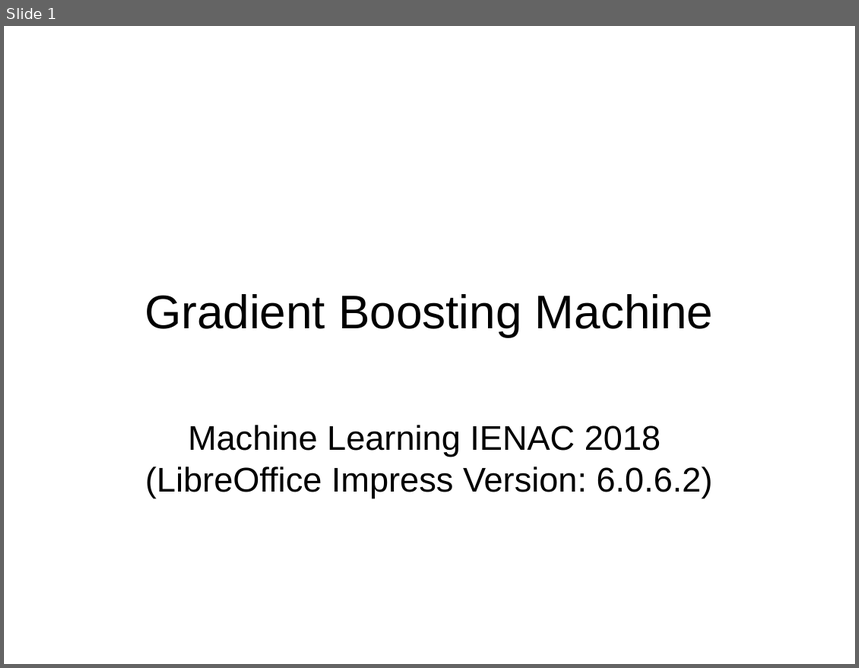
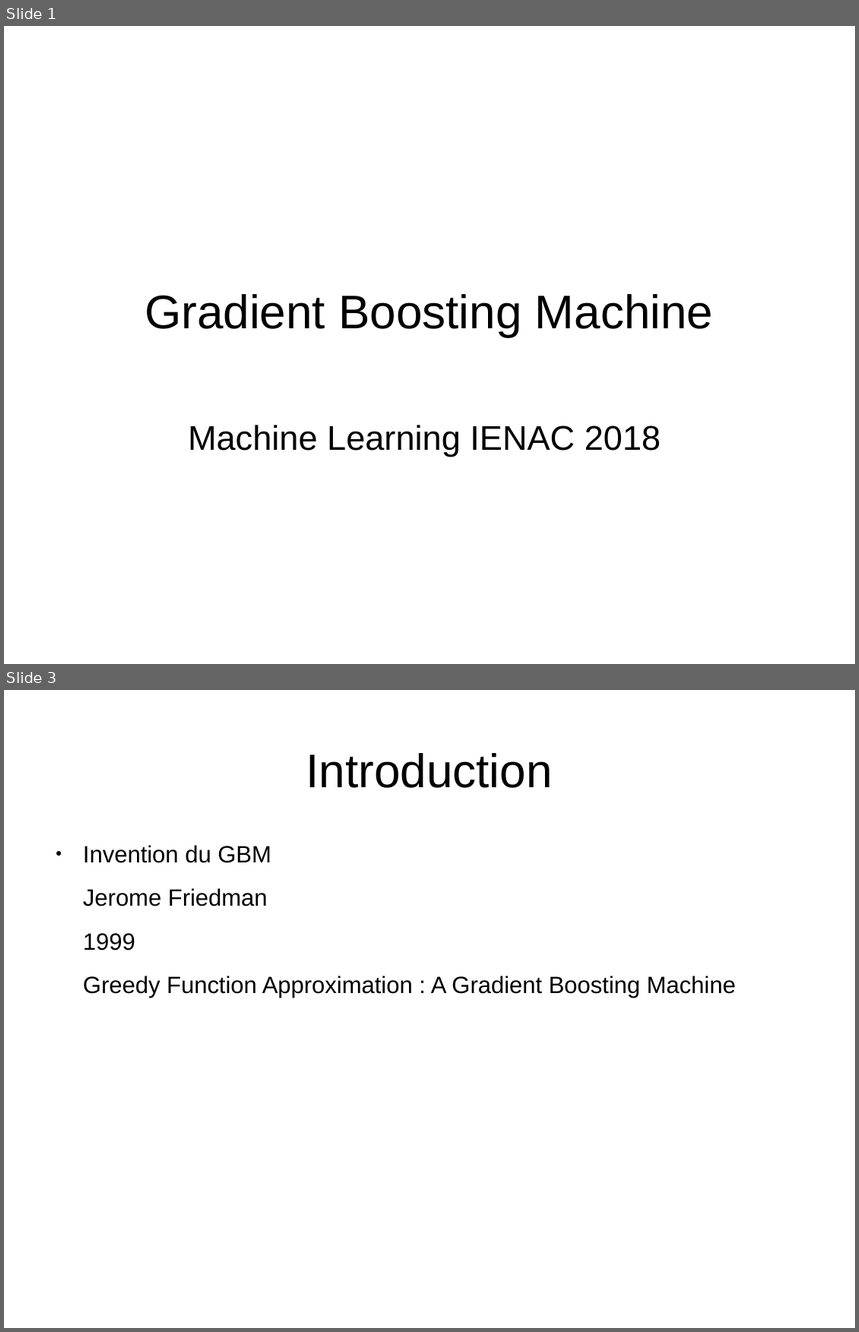
Before and after one commit to kad15/GBM, a slide deck: GBM_andreas.odp. Shown one above the other, each under a label of ours: slide 1 before the commit, slides 1 and 3 after it; the slides between them are not shown. The pictures are 859x668 and 859x1332 pixels, drawn with LibreOffice and Linux fonts; fonts in the diff are those of the drawing; background and template pictures are left out. Boxes give left, top, right and bottom in pixels: in the first picture for what was removed or moved away, otherwise in the second. Text is boxed around its words. In the diff, an @@ line names an element or a change of style, - is before the commit and + after.

```diff
--- a/GBM_andreas.odp
+++ b/GBM_andreas.odp
@@ slide 3 added at (4, 690, 855, 1328), background #FFFFFF @@
@@ title added at (306, 753, 553, 788), 44 pt, text #000000 @@
+Introduction
@@ text added at (83, 845, 736, 998), 22 pt, text #000000 @@
+● Invention du GBM
+Jerome Friedman
+1999
+Greedy Function Approximation : A Gradient Boosting Machine
@@ slide 1 changed as well @@
@@ subtitle at (145, 467, 713, 498): paragraph removed @@
-(LibreOffice Impress Version: 6.0.6.2)
```
Also in this commit, not shown: 6 other slides added, 3 slides removed, 2 other files.
